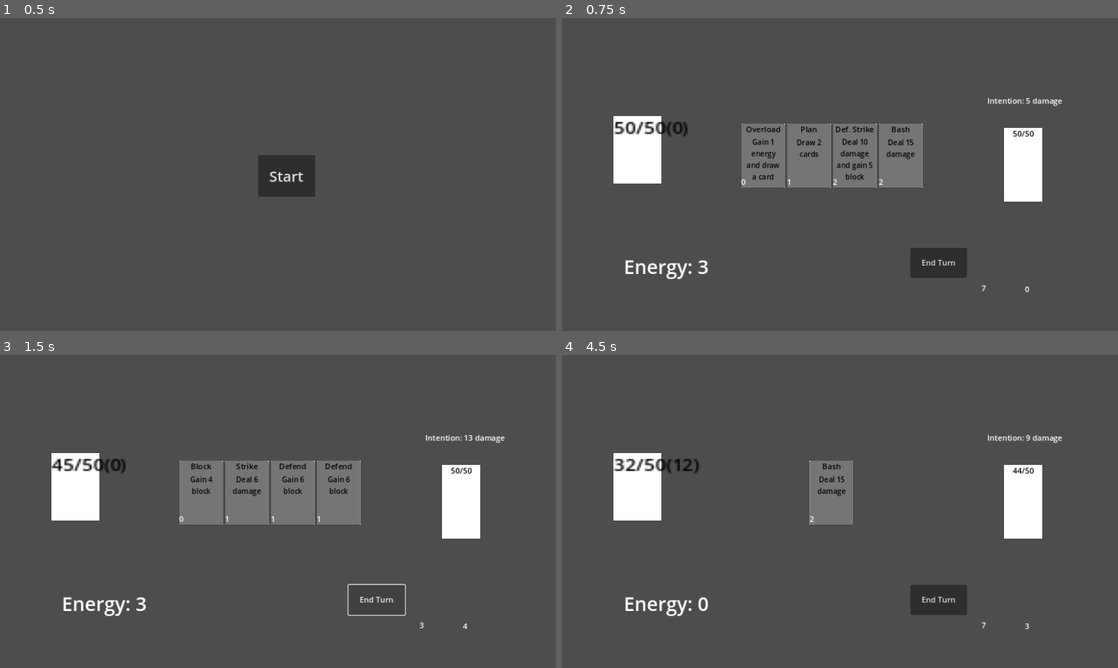
Above: before the commit, frames 1-4 (two rows, left to right).
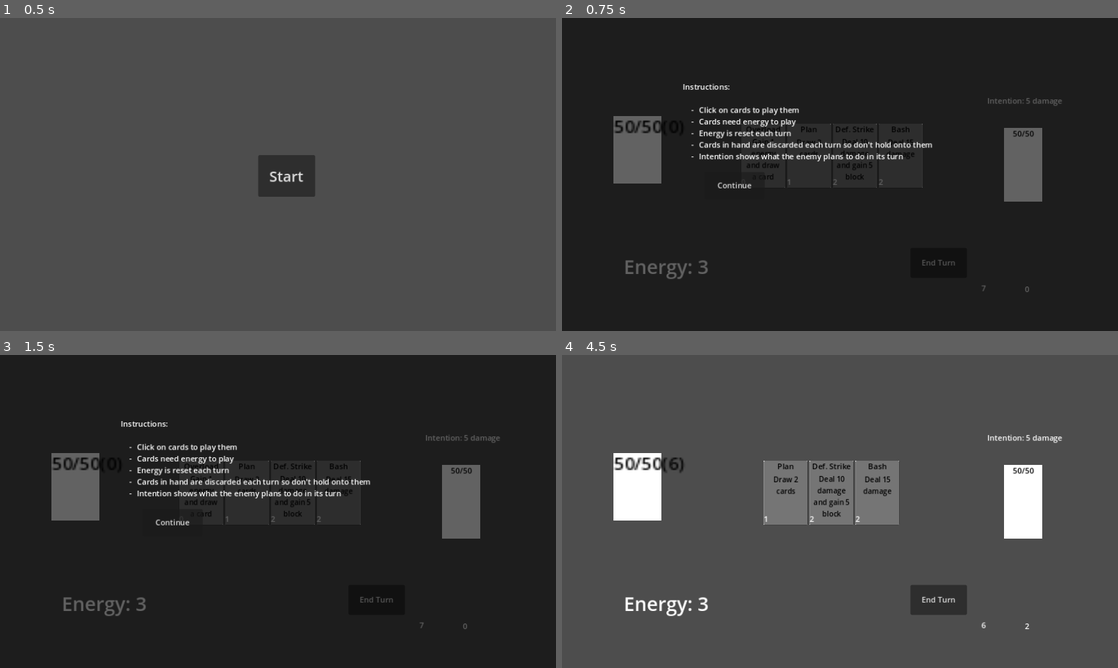
Above: after the commit, the same moments.

Repository: Feli-St/DITgithub
Game: Godot game, scene res://scenes/main_menu.tscn
Same seed, same stepped clock (60 frames per second), same inputs: the game is played once before the commit and once after it.
Inputs (mouse positions are in pixels of both pictures, inside the frame that each line leads up to):
- Up to frame 1 (0.5 s): no input
- Up to frame 2 (0.75 s): click "Start" at 0.5 s
- Up to frame 3 (1.5 s): click "End Turn" at 1.25 s
- Up to frame 4 (4.5 s): click "End Turn" (after the commit: "Continue") at 2 s; click (762, 492) at 2.75 s, where only the run before the commit has a clickable "Strike"; click "Defend" at 3.5 s; click (806, 492) at 4.25 s, where only the run before the commit has a clickable "Defend"

Frame 1 is identical in both runs. In frame 2, 99% of the frame differs, in the area x 0-100%, y 0-100%; in frame 3, 99%; in frame 4, 3.8%.

Commit message:
instructions screen

Diff:
--- a/Slay the Spire Lite/Global/GameState.gd
+++ b/Slay the Spire Lite/Global/GameState.gd
@@ -3,6 +3,7 @@
 @export var max_energy = 3
 var current_energy = max_energy
 signal energy_changed
+var instructions_seen = false
 
 func reset_energy():
 	current_energy = max_energy
--- a/Slay the Spire Lite/scenes/game.tscn
+++ b/Slay the Spire Lite/scenes/game.tscn
@@ -88,9 +88,62 @@
 offset_bottom = 389.0
 text = "Restart"
 
+[node name="Instructions" type="Control" parent="."]
+visible = false
+layout_mode = 3
+anchors_preset = 15
+anchor_right = 1.0
+anchor_bottom = 1.0
+grow_horizontal = 2
+grow_vertical = 2
+size_flags_horizontal = 3
+size_flags_vertical = 3
+
+[node name="ColorRect" type="ColorRect" parent="Instructions"]
+z_index = 1
+layout_mode = 1
+anchors_preset = 15
+anchor_right = 1.0
+anchor_bottom = 1.0
+offset_left = -3.0
+offset_top = -4.0
+offset_right = 1159.0
+offset_bottom = 662.0
+grow_horizontal = 2
+grow_vertical = 2
+color = Color(0, 0, 0, 0.615686)
+
+[node name="RichTextLabel" type="RichTextLabel" parent="Instructions"]
+z_index = 2
+layout_mode = 0
+offset_left = 250.0
+offset_top = 131.0
+offset_right = 896.0
+offset_bottom = 518.0
+mouse_filter = 1
+text = "Instructions:
+
+	-	Click on cards to play them
+	-	Cards need energy to play
+	-	Energy is reset each turn
+	-	Cards in hand are discarded each turn so don't hold onto them
+	-	Intention shows what the enemy plans to do in its turn"
+
+[node name="Button" type="Button" parent="Instructions"]
+z_index = 2
+layout_mode = 0
+offset_left = 295.0
+offset_top = 319.0
+offset_right = 420.0
+offset_bottom = 375.0
+mouse_filter = 1
+text = "Continue
+"
+
 [connection signal="attacked" from="Enemy" to="." method="_on_enemy_attacked"]
 [connection signal="enemy_defeated" from="Enemy" to="." method="_on_enemy_defeated"]
 [connection signal="died" from="Player" to="." method="_on_player_died"]
 [connection signal="turn_ended" from="HUD" to="." method="_on_turn_ended"]
 [connection signal="pressed" from="GameOverScreen/Button" to="." method="_on_restart_button_pressed"]
 [connection signal="pressed" from="VictoryScreen/Button" to="." method="_on_restart_button_pressed"]
+[connection signal="pressed" from="Instructions/Button" to="." method="_on_continue_pressed"]
--- a/Slay the Spire Lite/scenes/instructions.tscn
+++ b/Slay the Spire Lite/scenes/instructions.tscn
@@ -12,10 +12,19 @@
 script = ExtResource("1_njgp4")
 
 [node name="RichTextLabel" type="RichTextLabel" parent="."]
-layout_mode = 0
-offset_right = 40.0
-offset_bottom = 40.0
+visibility_layer = 2
+layout_mode = 1
+anchors_preset = 15
+anchor_right = 1.0
+anchor_bottom = 1.0
+offset_left = 281.0
+offset_top = 148.0
+offset_right = -253.0
+offset_bottom = -153.0
+grow_horizontal = 2
+grow_vertical = 2
 text = "Instructions:
+
 	-	Click on cards to play them
 	-	Cards need energy to play
 	-	Energy is reset each turn
@@ -26,5 +35,21 @@
 
 [node name="StartButton" type="Button" parent="."]
 layout_mode = 0
-offset_right = 8.0
-offset_bottom = 8.0
+offset_left = 523.0
+offset_top = 365.0
+offset_right = 602.0
+offset_bottom = 396.0
+text = "Continue
+"
+
+[node name="ColorRect" type="ColorRect" parent="."]
+z_index = -1
+layout_mode = 1
+anchors_preset = 15
+anchor_right = 1.0
+anchor_bottom = 1.0
+grow_horizontal = 2
+grow_vertical = 2
+color = Color(0, 0, 0, 0.313726)
+
+[connection signal="pressed" from="StartButton" to="." method="_on_start_button_pressed"]
--- a/Slay the Spire Lite/scenes/player.tscn
+++ b/Slay the Spire Lite/scenes/player.tscn
@@ -8,15 +8,17 @@
 script = ExtResource("1_mvbhk")
 metadata/_edit_group_ = true
 
-[node name="Health" type="Label" parent="."]
-offset_right = 40.0
-offset_bottom = 23.0
-mouse_filter = 1
-theme_override_colors/font_color = Color(0, 0, 0, 1)
-
 [node name="Area2D" type="Area2D" parent="."]
 
 [node name="ColorRect" type="ColorRect" parent="."]
 z_index = -1
 offset_right = 40.0
 offset_bottom = 66.0
+
+[node name="Health" type="Label" parent="."]
+offset_right = 40.0
+offset_bottom = 23.0
+tooltip_text = "test"
+mouse_filter = 1
+theme_override_colors/font_color = Color(0, 0, 0, 1)
+theme_override_font_sizes/font_size = 15
--- a/Slay the Spire Lite/scripts/Instructions.gd
+++ b/Slay the Spire Lite/scripts/Instructions.gd
@@ -1,5 +1,6 @@
 extends Control
 
+signal close_instructions
 
 # Called when the node enters the scene tree for the first time.
 func _ready():
@@ -9,3 +10,7 @@
 # Called every frame. 'delta' is the elapsed time since the previous frame.
 func _process(delta):
 	pass
+
+
+func _on_start_button_pressed():
+	emit_signal("close_instructions")
--- a/Slay the Spire Lite/scripts/game.gd
+++ b/Slay the Spire Lite/scripts/game.gd
@@ -7,6 +7,7 @@
 @onready var hand_ui = $Hand_ui/HBoxContainer
 @onready var GameOverScreen = $GameOverScreen
 @onready var VictoryScreen = $VictoryScreen
+@onready var instructions = $Instructions
 @export var card_scenes : Array[PackedScene]
 var draw_pile = []
 var hand = []
@@ -18,6 +19,9 @@
 		card_instance.connect("card_played", _on_card_card_played)
 		draw_pile.append(card_instance)
 	draw_cards(4)
+	shuffle_draw_pile()
+	if not GameState.instructions_seen:
+		instructions.visible = true
 
 func draw_cards(amount):
 	for i in range(amount):
@@ -116,3 +120,8 @@
 func _on_restart_button_pressed():
 	get_tree().paused = false
 	get_tree().reload_current_scene()
+
+
+func _on_continue_pressed():
+	instructions.visible = false
+	GameState.instructions_seen = true
Not shown: 1 places in Slay the Spire Lite/scenes/instructions.tscn that only renumber resources
